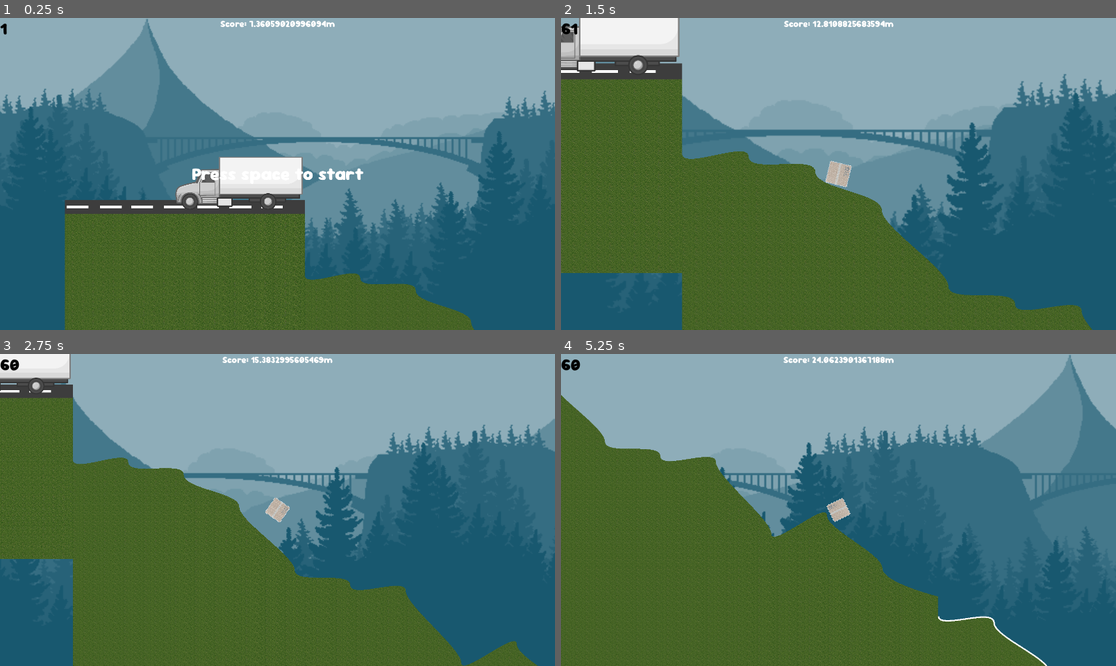
Above: before the commit, frames 1-4 (two rows, left to right).
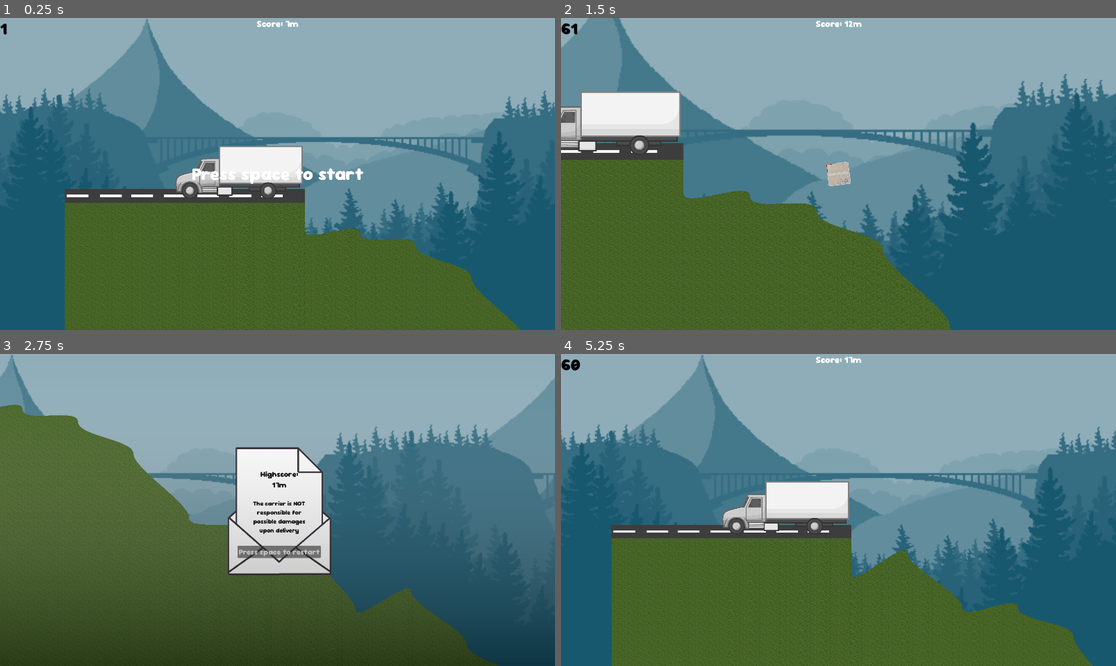
Above: after the commit, the same moments.

Repository: FelipePM01/EntregaExtraviada
Game: Godot game, scene res://main_scene.tscn
Same seed, same stepped clock (60 frames per second), same inputs: the game is played once before the commit and once after it.
Inputs (mouse positions are in pixels of both pictures, inside the frame that each line leads up to):
- Up to frame 1 (0.25 s): no input
- Up to frame 2 (1.5 s): tap Space (Spacebar) at 0.5 s; move the mouse to (960, 158) at 0.52 s; hold D (right) 0.53-1.28 s; hold Space (Spacebar) 0.53-1.28 s; move the mouse to (727, 189) at 1.27 s; hold A (left) from 1.28 s (still down); tap Mouse wheel down (scroll_down) at 1.35 s
- Up to frame 3 (2.75 s): move the mouse to (333, 441) at 2.02 s; release A (left) at 2.03 s; hold D (right) from 2.03 s (still down); hold Mouse wheel up (scroll_up) from 2.03 s (still down)
- Up to frame 4 (5.25 s): release D (right) at 2.75 s; release Mouse wheel up (scroll_up) at 2.75 s; click (838, 550) at 2.75 s, where only the run after the commit has a clickable "Press space to restart"; click (838, 550) at 3.5 s, where only the run after the commit has a clickable "Press space to restart"; click (838, 550) at 4.25 s, where only the run after the commit has a clickable "Press space to restart"; move the mouse to (810, 572) at 5.02 s; hold D (right) from 5.03 s (still down); tap Space (Spacebar) at 5.1 s

The runs differ from the first frame. In frame 1, 11% of the frame differs, in the area x 11-94%, y 0-100%; in frame 2, 24%; in frame 3, 40%; in frame 4, 45%, in the area x 0-100%, y 0-100%.

Commit message:
Game-flow-controller

Diff:
--- a/box/scripts/box.gd
+++ b/box/scripts/box.gd
@@ -16,8 +16,9 @@
 
 # Called every frame. 'delta' is the elapsed time since the previous frame.
 func _process(delta: float) -> void:
-	if Input.is_action_pressed("left"):
-		apply_torque_impulse(-TORQUE*delta)
-	elif Input.is_action_pressed("right"):
-		apply_torque_impulse(TORQUE*delta)
-	Globals.score = position.x / 100
+	if not Globals.is_lose:
+		if Input.is_action_pressed("left"):
+			apply_torque_impulse(-TORQUE*delta)
+		elif Input.is_action_pressed("right"):
+			apply_torque_impulse(TORQUE*delta)
+		Globals.score = position.x / 100
--- a/bubblewrap/scenes/single_bubble.tscn
+++ b/bubblewrap/scenes/single_bubble.tscn
@@ -14,7 +14,7 @@
 texture = ExtResource("2_te3o4")
 
 [node name="Area2D" type="Area2D" parent="."]
-collision_layer = 2
+collision_layer = 0
 collision_mask = 2
 
 [node name="CollisionShape2D" type="CollisionShape2D" parent="Area2D"]
--- a/bubblewrap/scripts/single_bubble.gd
+++ b/bubblewrap/scripts/single_bubble.gd
@@ -37,8 +37,9 @@
 	timesCollided += 1
 	if (timesCollided > 1 and timesCollided < 3):
 		#Display Player Lost screen and score
-		get_tree().reload_current_scene()
-
+		#get_tree().reload_current_scene()
+		Globals.lose.emit()
+		Globals.is_lose = true
 
 func _on_area_2d_body_exited(body: Node2D) -> void:
 	IsColliding = false
--- a/globals.gd
+++ b/globals.gd
@@ -3,6 +3,9 @@
 @onready var screensize = get_viewport().get_visible_rect().size
 @onready var record:float = 0
 @onready var score: float = 0
+@onready var is_lose: bool = false
+
+signal lose
 
 # Called when the node enters the scene tree for the first time.
 func _ready() -> void:
--- a/main_scene.gd
+++ b/main_scene.gd
@@ -2,6 +2,12 @@
 @export var player: RigidBody2D
 @export var terrain: Node2D
 @export var menu: CanvasLayer
+@export var lose_scene: CanvasLayer
+@export var score_ui: CanvasLayer
+
+func _ready() -> void:
+	Globals.lose.connect(lose)
+
 func _process(delta):
 	#if terrain.terrain[-1].x < player.position.x + Globals.screensize.x / 2:
 	#	terrain.add_hills()
@@ -11,3 +17,8 @@
 		player.apply_impulse(Vector2(600, -30))
 		player.apply_torque(80000)
 		menu.visible = false
+
+func lose():
+	lose_scene.visible = true
+	score_ui.visible = false
+	pass
--- a/main_scene.tscn
+++ b/main_scene.tscn
@@ -6,108 +6,34 @@
 [ext_resource type="PackedScene" uid="uid://ofk54kht2sup" path="res://paralax/scenes/cliff.tscn" id="3_v2q77"]
 [ext_resource type="PackedScene" uid="uid://ba2toixanr5ol" path="res://terrain/scenes/terrain.tscn" id="4_y10el"]
 [ext_resource type="PackedScene" uid="uid://cchxpjumv38tg" path="res://player_ui/scenes/score_scene_ui.tscn" id="5_5ya65"]
+[ext_resource type="PackedScene" uid="uid://c1s0thdvyahtt" path="res://terrain/scenes/street.tscn" id="6_3o4fa"]
 [ext_resource type="PackedScene" uid="uid://bshkt4wfgo8kn" path="res://player_ui/scenes/lose_scene_ui.tscn" id="6_8y5pi"]
-[ext_resource type="Texture2D" uid="uid://ddvvquy2sebku" path="res://terrain/resources/grass.png" id="6_36pei"]
 [ext_resource type="Texture2D" uid="uid://rpoykyouhg2x" path="res://game_menu/textures/Truck.png" id="6_mxdbv"]
 
-[sub_resource type="RectangleShape2D" id="RectangleShape2D_buerj"]
-size = Vector2(829.97, 969)
-
-[node name="MainScene" type="Node2D" node_paths=PackedStringArray("player", "terrain", "menu")]
+[node name="MainScene" type="Node2D" node_paths=PackedStringArray("player", "terrain", "menu", "lose_scene", "score_ui")]
 script = ExtResource("1_8bsnl")
 player = NodePath("Box")
 terrain = NodePath("Terrain")
 menu = NodePath("Menu")
+lose_scene = NodePath("LoseScene")
+score_ui = NodePath("ScoreUi")
 
 [node name="Menu" parent="." instance=ExtResource("3_3tux8")]
 
 [node name="Cliff" parent="." instance=ExtResource("3_v2q77")]
 
 [node name="Box" parent="." instance=ExtResource("2_uv8jf")]
-position = Vector2(736.059, 385)
+position = Vector2(736.059, 540)
 gravity_scale = 0.0
 
 [node name="Terrain" parent="." instance=ExtResource("4_y10el")]
 position = Vector2(830, 475)
 
-[node name="Street" type="Node2D" parent="."]
-position = Vector2(830.059, 10)
-
-[node name="ColorRect2" type="ColorRect" parent="Street"]
-offset_left = -830.0
-offset_top = 465.0
-offset_bottom = 512.0
-color = Color(0.241156, 0.241156, 0.241156, 1)
-metadata/_edit_use_anchors_ = true
-
-[node name="Lines" type="Node2D" parent="Street"]
-position = Vector2(-789, 207)
-scale = Vector2(1, 0.64)
-
-[node name="ColorRect7" type="ColorRect" parent="Street/Lines"]
-offset_left = 638.0
-offset_top = 434.0
-offset_right = 678.0
-offset_bottom = 474.0
-scale = Vector2(1.88, 0.319999)
-
-[node name="ColorRect8" type="ColorRect" parent="Street/Lines"]
-offset_left = 529.0
-offset_top = 434.0
-offset_right = 569.0
-offset_bottom = 474.0
-scale = Vector2(1.88, 0.319999)
-
-[node name="ColorRect9" type="ColorRect" parent="Street/Lines"]
-offset_left = 418.0
-offset_top = 434.0
-offset_right = 458.0
-offset_bottom = 474.0
-scale = Vector2(1.88, 0.319999)
-
-[node name="ColorRect10" type="ColorRect" parent="Street/Lines"]
-offset_left = 302.0
-offset_top = 434.0
-offset_right = 342.0
-offset_bottom = 474.0
-scale = Vector2(1.88, 0.319999)
-
-[node name="ColorRect11" type="ColorRect" parent="Street/Lines"]
-offset_left = 189.0
-offset_top = 434.0
-offset_right = 229.0
-offset_bottom = 474.0
-scale = Vector2(1.88, 0.319999)
-
-[node name="ColorRect12" type="ColorRect" parent="Street/Lines"]
-offset_left = 81.0
-offset_top = 434.0
-offset_right = 121.0
-offset_bottom = 474.0
-scale = Vector2(1.88, 0.319999)
-
-[node name="ColorRect13" type="ColorRect" parent="Street/Lines"]
-offset_left = -34.0
-offset_top = 434.0
-offset_right = 6.0
-offset_bottom = 474.0
-scale = Vector2(1.88, 0.319999)
-
-[node name="Polygon2D" type="Polygon2D" parent="Street"]
-texture_filter = 1
-texture_repeat = 2
-position = Vector2(-423.059, 141)
-texture = ExtResource("6_36pei")
-polygon = PackedVector2Array(423, 371, 423, 929, -407, 929, -406, 371)
-
-[node name="StaticBody2D" type="StaticBody2D" parent="Street"]
-
-[node name="CollisionShape2D" type="CollisionShape2D" parent="Street/StaticBody2D"]
-position = Vector2(-415.074, 949.5)
-shape = SubResource("RectangleShape2D_buerj")
+[node name="Street" parent="." instance=ExtResource("6_3o4fa")]
+position = Vector2(830.059, 127)
 
 [node name="Truck" type="Sprite2D" parent="."]
-position = Vector2(608, 423)
+position = Vector2(608, 540)
 scale = Vector2(0.341, 0.341)
 texture = ExtResource("6_mxdbv")
 flip_h = true
--- a/player_ui/scenes/TestScene.tscn
+++ b/player_ui/scenes/TestScene.tscn
@@ -8,8 +8,6 @@
 [node name="Camera2D" type="Camera2D" parent="."]
 
 [node name="ScoreUi" parent="Camera2D" instance=ExtResource("2_4u1cy")]
-offset_top = -316.0
-offset_bottom = -316.0
 
 [node name="LostScene" parent="Camera2D" instance=ExtResource("1_6af0k")]
 
--- a/player_ui/scripts/lost_scene_ui.gd
+++ b/player_ui/scripts/lost_scene_ui.gd
@@ -9,7 +9,7 @@
 
 # Called every frame. 'delta' is the elapsed time since the previous frame.
 func _process(delta: float) -> void:
-	score_text.text = "Highscore:\n{}m".format([Globals.score], "{}")
+	score_text.text = "Highscore:\n{}m".format([int(Globals.score)], "{}")
 	if (Input.is_action_pressed("Spacebar") and visible):
 		_on_restart_button_pressed()
 
--- a/player_ui/scripts/score_scene_ui.gd
+++ b/player_ui/scripts/score_scene_ui.gd
@@ -3,5 +3,5 @@
 
 # Called every frame. 'delta' is the elapsed time since the previous frame.
 func _process(delta: float) -> void:
-	score_text.text = "Score: {}m".format([Globals.score], "{}")
+	score_text.text = "Score: {}m".format([int(Globals.score)], "{}")
 	$Fps.text = str(Engine.get_frames_per_second())
--- /dev/null
+++ b/terrain/scenes/street.tscn
@@ -0,0 +1,82 @@
+[gd_scene load_steps=3 format=3 uid="uid://c1s0thdvyahtt"]
+
+[ext_resource type="Texture2D" uid="uid://ddvvquy2sebku" path="res://terrain/resources/grass.png" id="1_ygur0"]
+
+[sub_resource type="RectangleShape2D" id="RectangleShape2D_buerj"]
+size = Vector2(829.97, 969)
+
+[node name="Street" type="Node2D"]
+position = Vector2(830.059, 10)
+
+[node name="ColorRect2" type="ColorRect" parent="."]
+offset_left = -830.0
+offset_top = 465.0
+offset_bottom = 512.0
+color = Color(0.241156, 0.241156, 0.241156, 1)
+metadata/_edit_use_anchors_ = true
+
+[node name="Lines" type="Node2D" parent="."]
+position = Vector2(-789, 207)
+scale = Vector2(1, 0.64)
+
+[node name="ColorRect7" type="ColorRect" parent="Lines"]
+offset_left = 638.0
+offset_top = 434.0
+offset_right = 678.0
+offset_bottom = 474.0
+scale = Vector2(1.88, 0.319999)
+
+[node name="ColorRect8" type="ColorRect" parent="Lines"]
+offset_left = 529.0
+offset_top = 434.0
+offset_right = 569.0
+offset_bottom = 474.0
+scale = Vector2(1.88, 0.319999)
+
+[node name="ColorRect9" type="ColorRect" parent="Lines"]
+offset_left = 418.0
+offset_top = 434.0
+offset_right = 458.0
+offset_bottom = 474.0
+scale = Vector2(1.88, 0.319999)
+
+[node name="ColorRect10" type="ColorRect" parent="Lines"]
+offset_left = 302.0
+offset_top = 434.0
+offset_right = 342.0
+offset_bottom = 474.0
+scale = Vector2(1.88, 0.319999)
+
+[node name="ColorRect11" type="ColorRect" parent="Lines"]
+offset_left = 189.0
+offset_top = 434.0
+offset_right = 229.0
+offset_bottom = 474.0
+scale = Vector2(1.88, 0.319999)
+
+[node name="ColorRect12" type="ColorRect" parent="Lines"]
+offset_left = 81.0
+offset_top = 434.0
+offset_right = 121.0
+offset_bottom = 474.0
+scale = Vector2(1.88, 0.319999)
+
+[node name="ColorRect13" type="ColorRect" parent="Lines"]
+offset_left = -34.0
+offset_top = 434.0
+offset_right = 6.0
+offset_bottom = 474.0
+scale = Vector2(1.88, 0.319999)
+
+[node name="Polygon2D" type="Polygon2D" parent="."]
+texture_repeat = 2
+position = Vector2(-423.059, 141)
+texture = ExtResource("1_ygur0")
+polygon = PackedVector2Array(423, 371, 423, 1983, -407, 1983, -406, 371)
+
+[node name="StaticBody2D" type="StaticBody2D" parent="."]
+collision_layer = 2
+
+[node name="CollisionShape2D" type="CollisionShape2D" parent="StaticBody2D"]
+position = Vector2(-415.074, 949.5)
+shape = SubResource("RectangleShape2D_buerj")
--- a/terrain/scenes/terrain.tscn
+++ b/terrain/scenes/terrain.tscn
@@ -20,6 +20,7 @@
 noise = SubResource("NoiseTexture2D_ppkbl")
 
 [node name="GroundCollision" type="StaticBody2D" parent="."]
+collision_layer = 3
 physics_material_override = SubResource("PhysicsMaterial_jvued")
 
 [node name="Line2D" type="Line2D" parent="."]
Not shown: 1 places in box/scenes/box.tscn that only renumber resources
Not shown: 1 places in bubblewrap/scenes/single_bubble.tscn that only renumber resources
Not shown: 1 places in main_scene.tscn that only renumber resources
